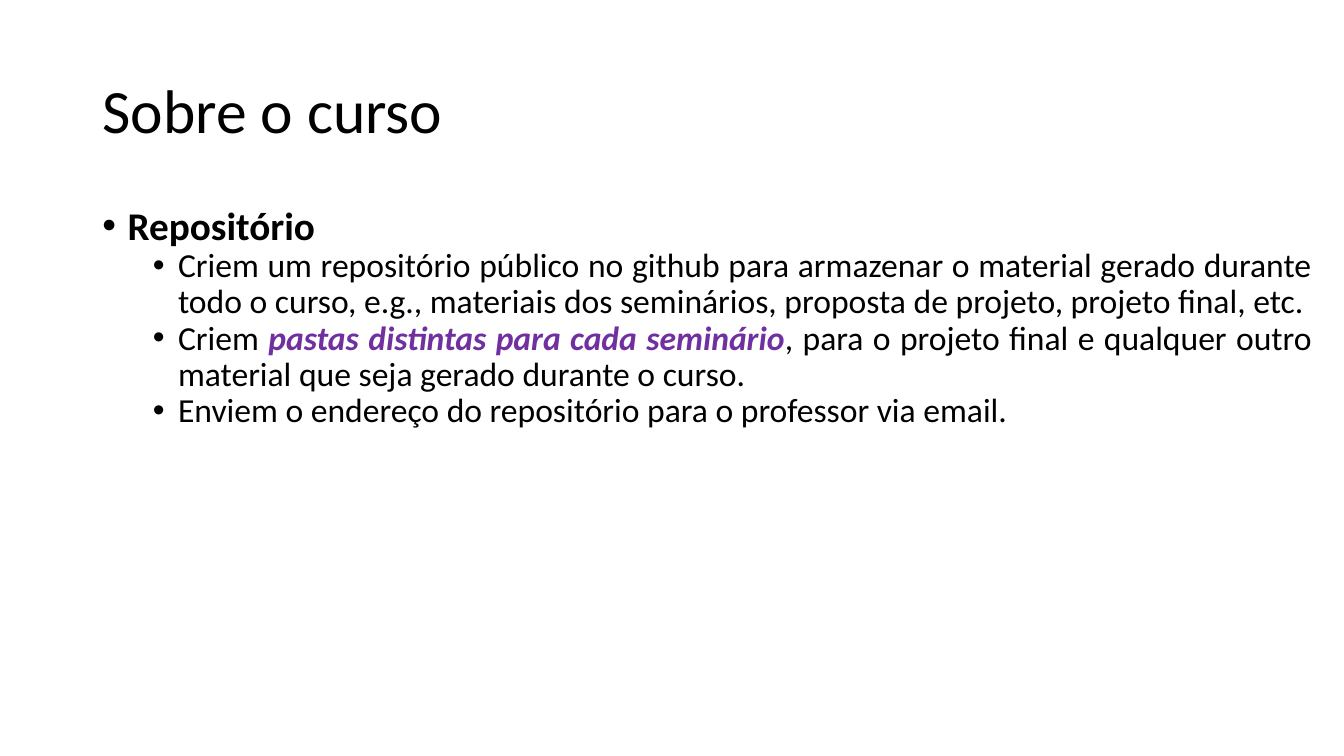
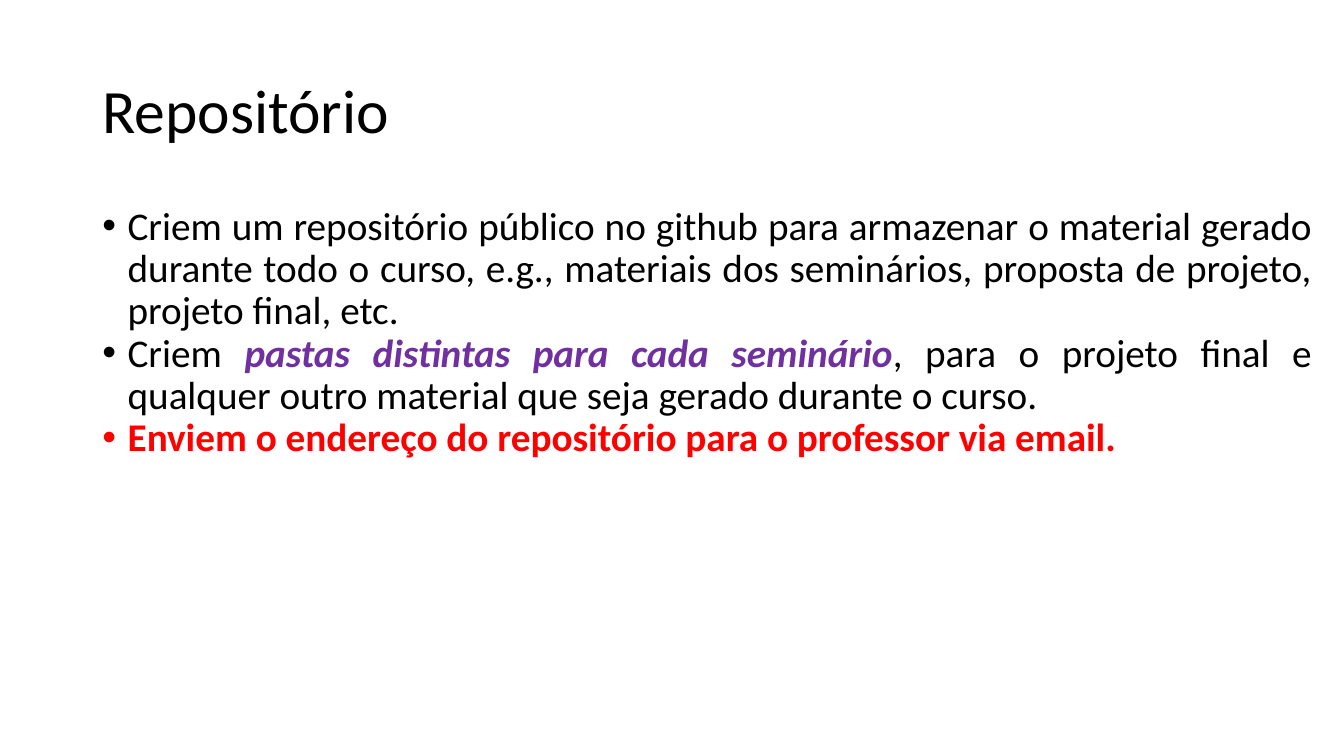
Before and after one commit to zz4fap/tp558-adv-ml, a slide deck: slide 6 of slides/TP558_1_Introdução_ao_curso.pptx (slide 5 before the commit). Drawn at 1344x756 pixels with LibreOffice and Linux fonts; fonts in the diff are those of the drawing. Boxes give left, top, right and bottom in pixels: in the first picture for what was removed or moved away, otherwise in the second. Text is boxed around its words. In the diff, an @@ line names an element or a change of style, - is before the commit and + after.

```diff
--- a/slides/TP558_1_Introdução_ao_curso.pptx
+++ b/slides/TP558_1_Introdução_ao_curso.pptx
@@ title at (102,90,388,143): text changed @@
-Sobre o curso
+Repositório
@@ text "Criem um repositório público no ..." at (128,212,1311,458): size 24 to 28 pt; text colour #000000 to #FF0000, bold on in "Enviem o endereço do repositório para o ..."; list level 2 to 1 in "Criem um repositório público no ..."; list level 2 to 1 in "Criem pastas distintas para cada ..."; list level 2 to 1 in "Enviem o endereço do repositório ..." @@
@@ text at (128,212,315,246): paragraph removed @@
-• Repositório
```
Also in this commit, not shown: 7 other slides changed, 2 slides added, 1 other file.
